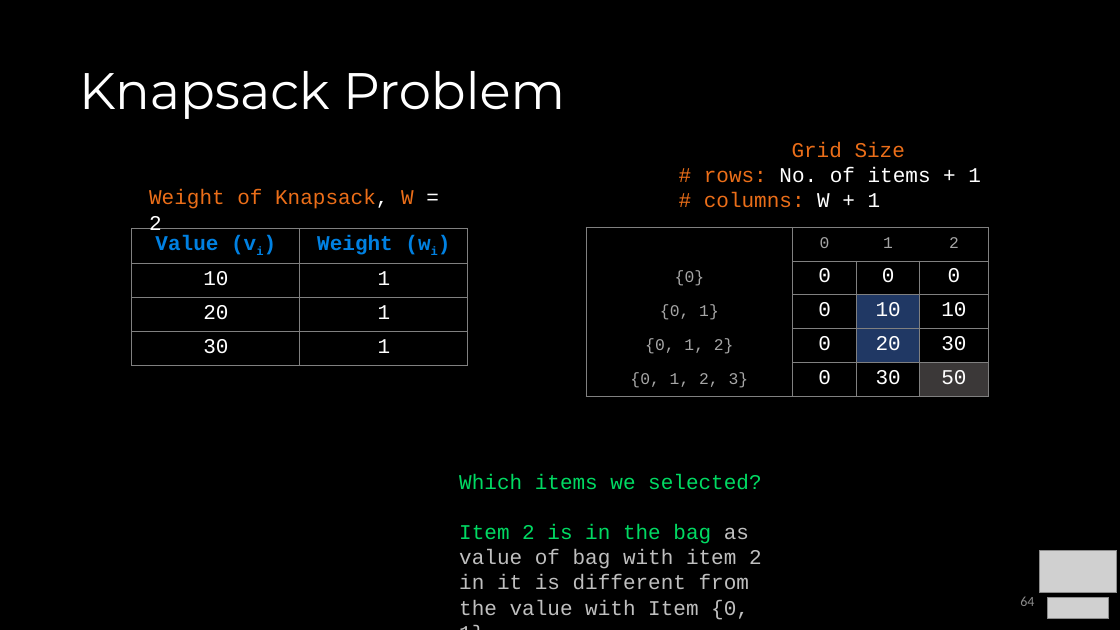
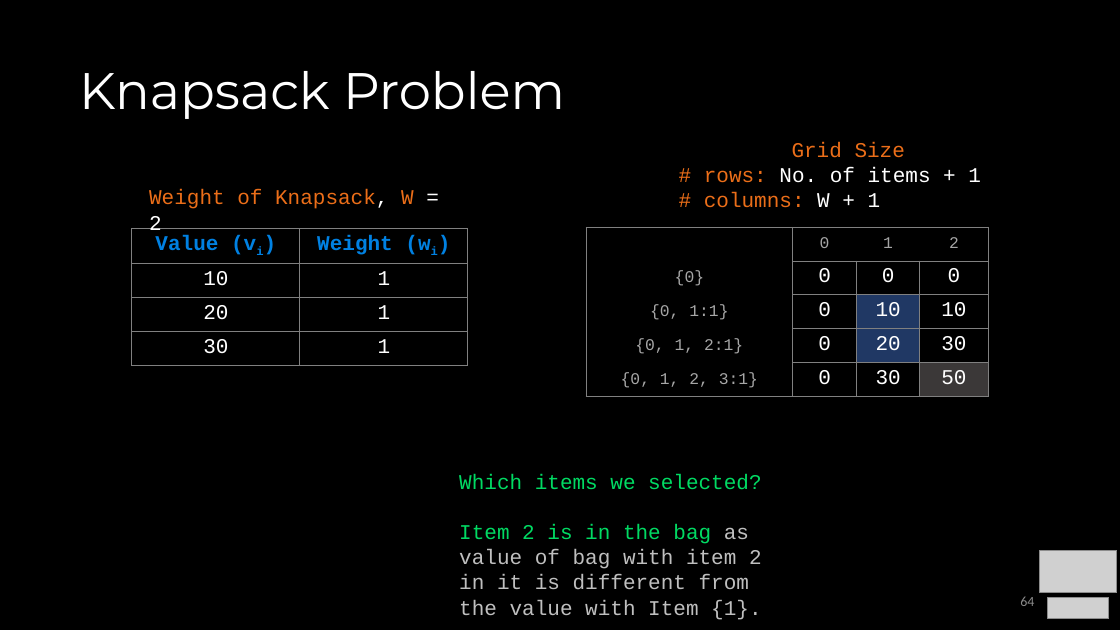
Before and after one commit to COP3530/Instructional-Content, a slide deck: slide 64 of Slides-PPT/9 - Algorithm Paradigms.pptx. Drawn at 1120x630 pixels with LibreOffice and Linux fonts; fonts in the diff are those of the drawing; grey boxes stand for pictures. Boxes give left, top, right and bottom in pixels: in the first picture for what was removed or moved away, otherwise in the second. Text is boxed around its words. In the diff, an @@ line names an element or a change of style, - is before the commit and + after.

```diff
--- a/Slides-PPT/9 - Algorithm Paradigms.pptx
+++ b/Slides-PPT/9 - Algorithm Paradigms.pptx
@@ table at <box>586,228,989,397</box> @@
-row 3, column 1: {0, 1}
+row 3, column 1: {0, 1:1}
-row 4, column 1: {0, 1, 2}
+row 4, column 1: {0, 1, 2:1}
-row 5, column 1: {0, 1, 2, 3}
+row 5, column 1: {0, 1, 2, 3:1}
@@ text at <box>459,524,762,620</box>: text changed @@
-Item 2 is in the bag as value of bag with item 2 in it is different from the value with Item {0, 1}.
+Item 2 is in the bag as value of bag with item 2 in it is different from the value with Item {1}.
```
Also in this commit, not shown: 10 other slides changed, 1 other file.
